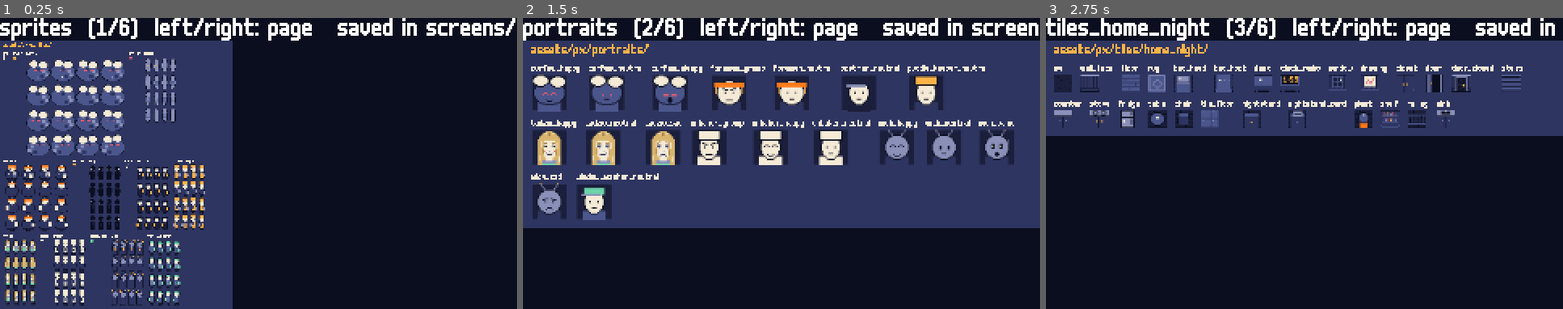
Above: before the commit, frames 1-3 (left to right).
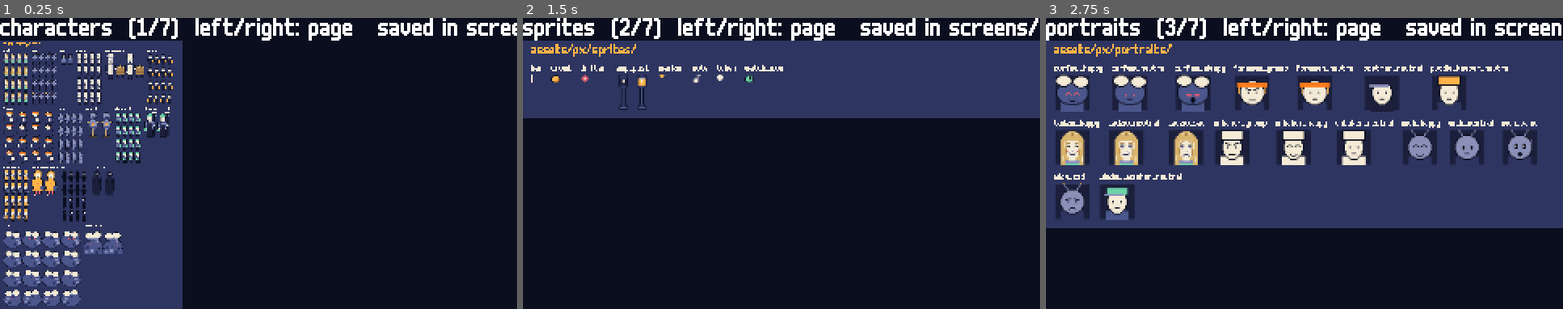
Above: after the commit, the same moments.

Repository: bryanwoods/nightshift
Game: Godot game, scene res://dev/gallery.tscn
Same seed, same stepped clock (60 frames per second), same inputs: the game is played once before the commit and once after it. This scene is started directly instead of the project's main scene.
Inputs (mouse positions are in pixels of both pictures, inside the frame that each line leads up to):
- Up to frame 1 (0.25 s): no input
- Up to frame 2 (1.5 s): tap Enter at 0.5 s; move the mouse to (895, 148) at 0.52 s; hold Right (move_right) 0.53-1.28 s; hold Z (confirm) 0.53-1.28 s; click (895, 148) at 0.67 s; tap Space at 0.77 s; move the mouse to (678, 178) at 1.27 s; hold Down (move_down) from 1.28 s (still down); tap R (rewind) at 1.35 s
- Up to frame 3 (2.75 s): tap Space at 1.52 s; tap Z (confirm) at 2 s; move the mouse to (1356, 99) at 2.02 s; release Down (move_down) at 2.03 s; hold Right (move_right) from 2.03 s (still down); tap Enter at 2.1 s

The runs differ from the first frame. In frame 1, 28% of the frame differs, in the area x 0-100%, y 0-100%; in frame 2, 46%, in the area x 0-100%, y 0-73%; in frame 3, 44%.

Commit message:
Draw battle sheets for every worker, and a 16x32 lamp post
Art review 2 asked for real character art. The fights showed the
16x32 overworld sheets, so a worker was small, and five sheets had a
placeholder letter on the chest: U, W, P, F and C.

Each worker now has a battle sheet, assets/px/sprites/<id>_battle.txt,
with two idle frames. The Un-Baker has his hat, floury apron and a
cart of loaves (48x64). Curfew is a heap of quilts under two pillows
(48x64). The dummy, the Window Washer, the Puddle Keeper and the one
with no job are 32x64. The letters are gone from the overworld
sheets, and Dad exists as a 16x32 sheet. No room places him yet.

The lamp post is a 16x32 sprite over its lamp_post tile. room.gd
shows its lit frame while the light on its tile is on. The tile now
holds only the sidewalk and the collision, so the warm check in
compile_px reads a same-named sprite in place of the tile. The broken
ladder has rungs, the tree has a leaf edge and a trunk, the fountain
has a spout, and the bread door has a 6x4 loaf on its step. The
backyard path is one stepping stone a tile, and the player starts one
tile lower, so the back door shows. The gallery has a characters page
in the order of the review.

Co-Authored-By: Claude Opus 5.5 <noreply@anthropic.com>

Diff:
--- a/data/rooms/backyard.json
+++ b/data/rooms/backyard.json
@@ -16,7 +16,7 @@
     "~~~~~~~~~~~~~F",
     "hhhhhhhhhhhhhh"
   ],
-  "spawns": { "default": [2, 2, "down"], "house": [2, 2, "down"], "gate": [12, 4, "left"] },
+  "spawns": { "default": [2, 3, "down"], "house": [2, 3, "down"], "gate": [12, 4, "left"] },
   "entities": [
     { "type": "door", "x": 2, "y": 1, "to": "kitchen", "spawn": "backyard" },
     { "type": "inspect", "x": 1, "y": 6, "dialogue": "backyard_crate" },
--- a/dev/gallery.gd
+++ b/dev/gallery.gd
@@ -7,6 +7,9 @@
 const WIDTH := 1800
 const GAP := 28
 const LIGHTS: Array[String] = ["glow", "light_radial", "light_cone"]
+const CHARACTERS: Array[String] = ["tadzio", "wick", "dad", "unbaker", "unbaker_battle", "postman", "foreman",
+	"dummy", "dummy_battle", "window_washer", "window_washer_battle", "puddle_keeper", "puddle_keeper_battle",
+	"no_job", "no_job_battle", "curfew", "curfew_battle"]
 
 var _pages: Array[SubViewport] = []
 var _page: int = 0
@@ -15,9 +18,13 @@
 
 
 func _ready() -> void:
+	var cast: Array = []
+	for c in CHARACTERS:
+		cast.append([c, load("res://assets/sprites/%s.png" % c)])
+	_add_page("characters", cast)
 	var sprites: Array = []
 	for f in _pngs("res://assets/sprites/"):
-		if not f.get_basename() in LIGHTS:
+		if not f.get_basename() in LIGHTS and not f.get_basename() in CHARACTERS:
 			sprites.append([f.get_basename(), load("res://assets/sprites/" + f)])
 	_add_page("sprites", sprites)
 	var portraits: Array = []
@@ -77,7 +84,7 @@
 	root.add_child(bg)
 	var font := ThemeDB.get_project_theme().default_font
 	var head := Label.new()
-	head.text = "assets/px/%s/" % page.replace("tiles_", "tiles/")
+	head.text = "assets/px/%s/" % page.replace("tiles_", "tiles/").replace("characters", "sprites")
 	head.add_theme_font_size_override("font_size", 48)
 	head.add_theme_color_override("font_color", Game.color("lamp"))
 	head.position = Vector2(GAP, GAP / 2.0)
--- a/src/overworld/room.gd
+++ b/src/overworld/room.gd
@@ -23,6 +23,7 @@
 var camera: Camera2D
 var entities: Array[Entity] = []
 var lights: Dictionary = {}
+var _lamp_posts: Dictionary = {}
 
 var _light_base: Dictionary = {}
 var _tile_index: Dictionary = {}
@@ -60,6 +61,7 @@
 		entities.append(ent)
 	for l: Dictionary in data.get("lights", []):
 		_add_light(l)
+	_build_lamp_posts()
 	player = Player.new()
 	player.room = self
 	actors.add_child(player)
@@ -116,6 +118,25 @@
 				tiles.set_cell(Vector2i(x, y), 0, index[tile_name])
 
 
+## Each lamp_post tile gets a 16x32 post on top. It shows its lit frame while the light on its
+## tile is on.
+func _build_lamp_posts() -> void:
+	if not _tile_index.has("lamp_post"):
+		return
+	var tex: Texture2D = load("res://assets/sprites/lamp_post.png")
+	for c in tiles.get_used_cells_by_id(0, _tile_index["lamp_post"]):
+		var post := Sprite2D.new()
+		post.texture = tex
+		post.hframes = 2
+		post.centered = false
+		post.offset = Vector2(-8, -32)
+		post.position = Vector2(c * TILE) + Vector2(8, TILE)
+		actors.add_child(post)
+		for lid: String in lights:
+			if Vector2i((lights[lid] as PointLight2D).position / TILE) == c:
+				_lamp_posts[post] = lights[lid]
+
+
 func _build_bounds() -> void:
 	var body := StaticBody2D.new()
 	var size := Vector2(grid) * TILE
@@ -331,6 +352,8 @@
 	for lid: String in lights:
 		var pl: PointLight2D = lights[lid]
 		pl.energy = float(_light_base[lid]) * (1.0 + 0.02 * sin(_time * 7.0 + pl.position.x) * sin(_time * 2.3))
+	for post: Sprite2D in _lamp_posts:
+		post.frame = 1 if (_lamp_posts[post] as PointLight2D).enabled else 0
 	_update_camera()
 	_update_overlay()
 	if player:
Not shown, changed: assets/px/sprites/curfew.txt
Not shown, added: assets/px/sprites/curfew_battle.txt
Not shown, added: assets/px/sprites/dad.txt
Not shown, added: assets/px/sprites/dummy_battle.txt
Not shown, changed: assets/px/sprites/foreman.txt
Not shown, added: assets/px/sprites/lamp_post.txt
Not shown, added: assets/px/sprites/no_job_battle.txt
Not shown, changed: assets/px/sprites/postman.txt
Not shown, added: assets/px/sprites/puddle_keeper_battle.txt
Not shown, changed: assets/px/sprites/unbaker.txt
Not shown, added: assets/px/sprites/unbaker_battle.txt
Not shown, changed: assets/px/sprites/wick.txt
(and 29 more such lines)
